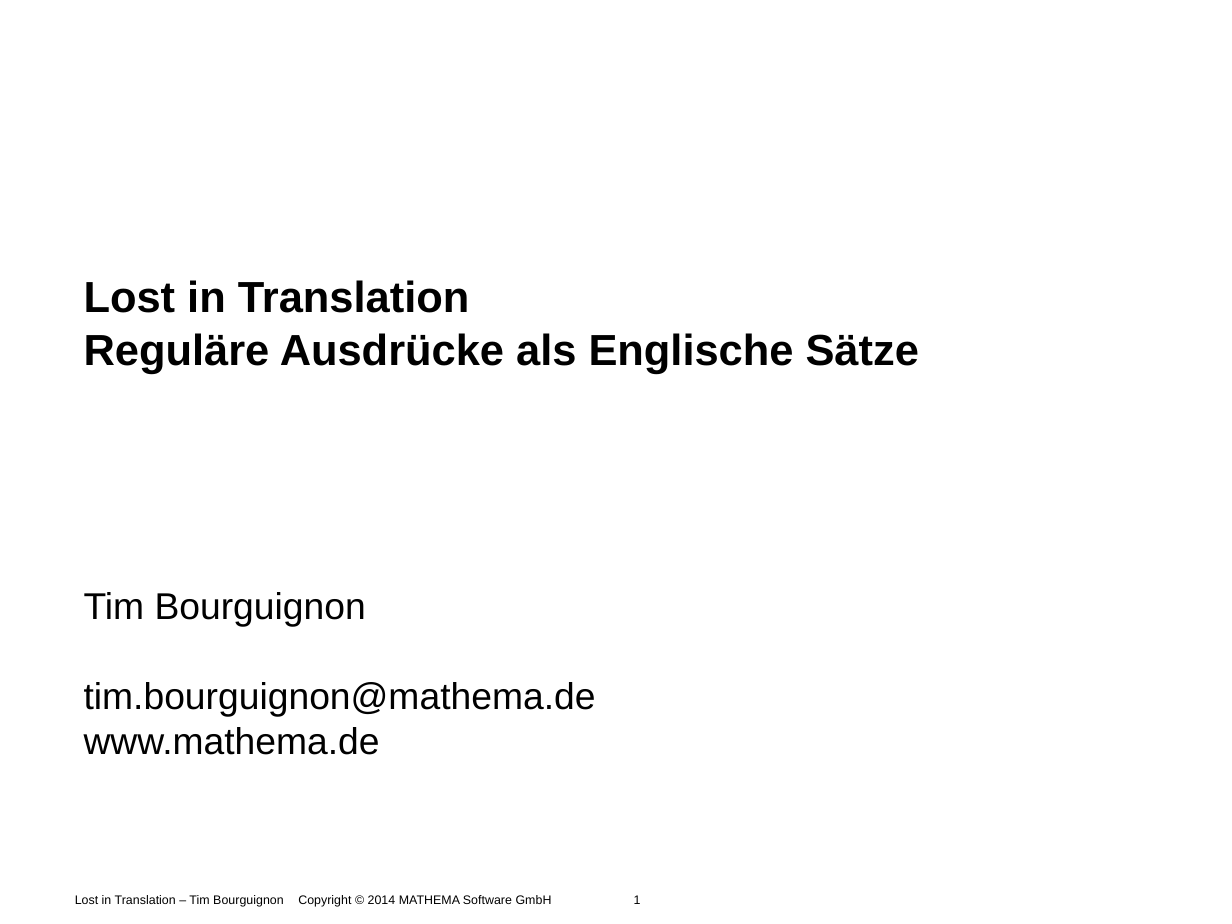
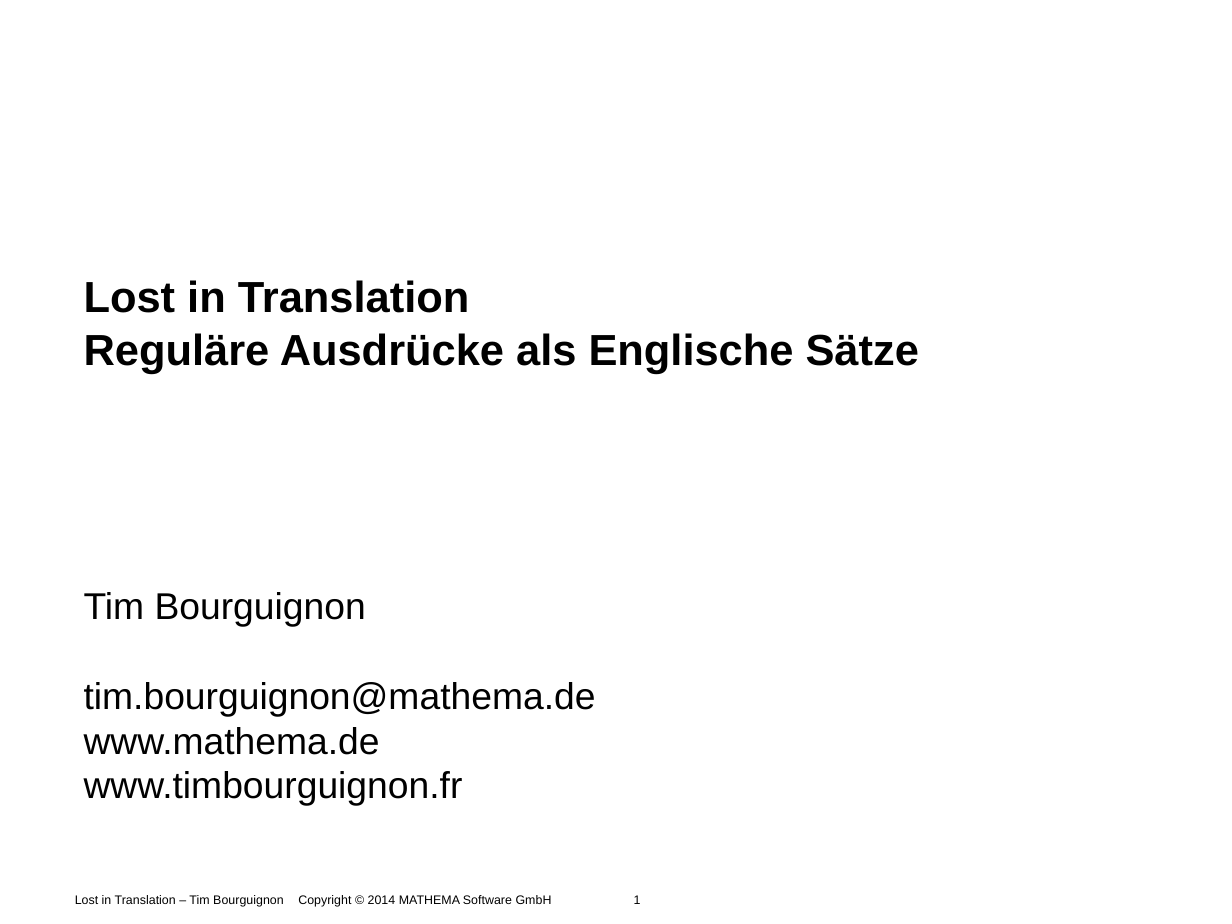
Before and after one commit to Timothep/Talk.LostInTranslation, a slide deck: slide 1 of LostInTranslation.odp. Drawn at 1232x924 pixels with LibreOffice and Linux fonts; fonts in the diff are those of the drawing; background and template pictures are left out. Boxes give left, top, right and bottom in pixels: in the first picture for what was removed or moved away, otherwise in the second. Text is boxed around its words. In the diff, an @@ line names an element or a change of style, - is before the commit and + after.

```diff
--- a/LostInTranslation.odp
+++ b/LostInTranslation.odp
@@ subtitle at (84,771,463,806): paragraph added @@
+www.timbourguignon.fr
```
Also in this commit, not shown: 15 other slides changed, 6 slides removed.
